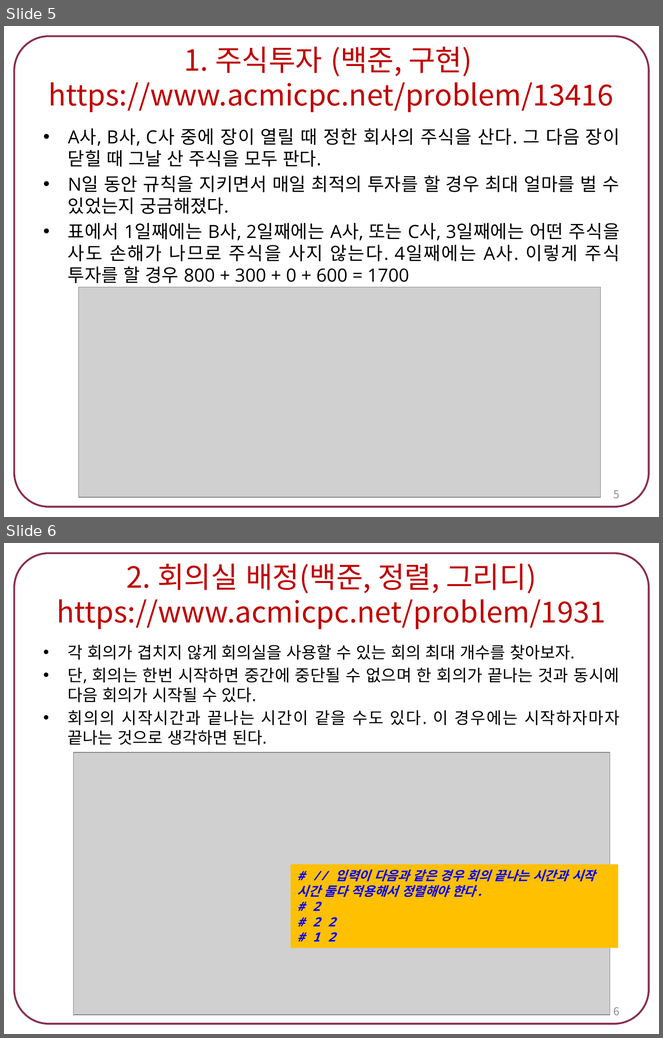
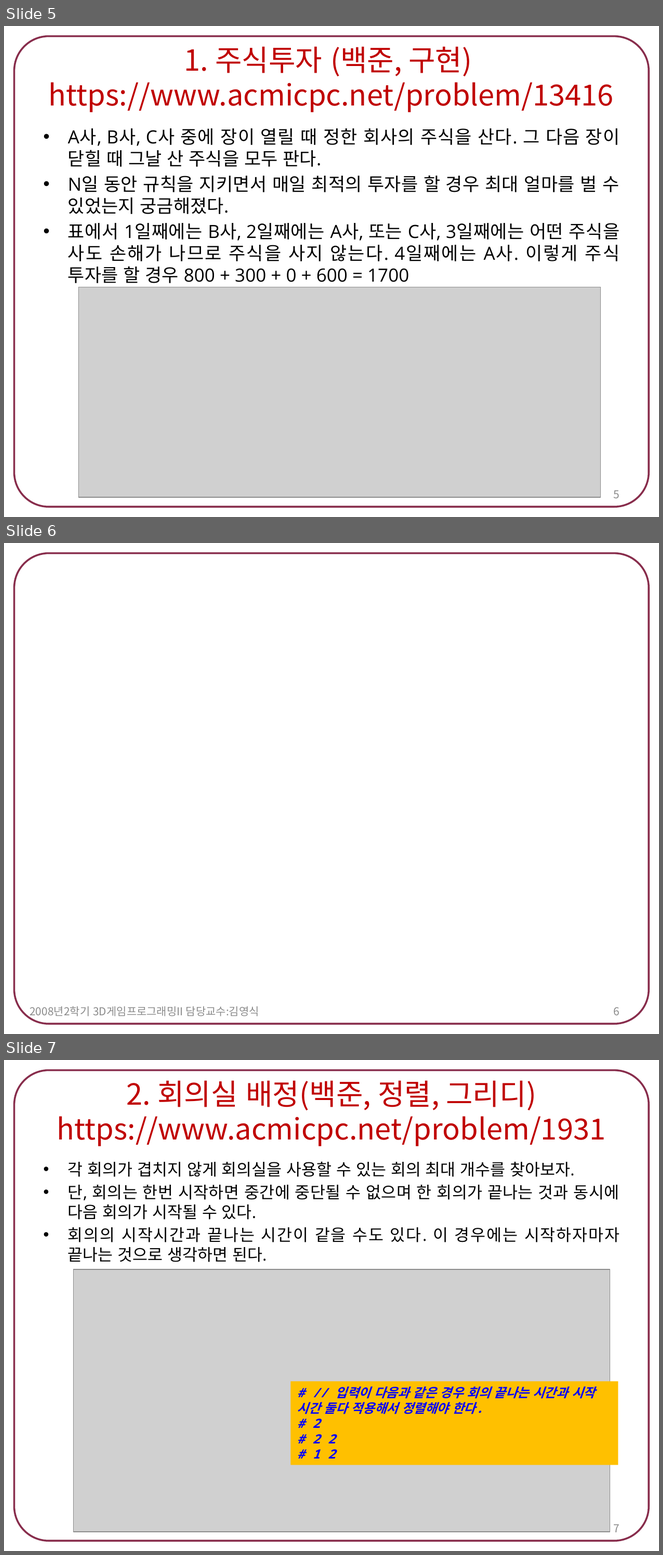
Before and after one commit to tlsdn0403/4-1, a slide deck: 스크립트언어/숙제4. 정렬 알고리즘.pptx. Shown one above the other, each under a label of ours: slides 5 and 6 before the commit, slides 5, 6 and 7 after it. The pictures are 663x1038 and 663x1555 pixels, drawn with LibreOffice and Linux fonts; fonts in the diff are those of the drawing; grey boxes stand for pictures. Boxes give left, top, right and bottom in pixels: in the first picture for what was removed or moved away, otherwise in the second. Text is boxed around its words. In the diff, an @@ line names an element or a change of style, - is before the commit and + after.

```diff
--- a/스크립트언어/숙제4. 정렬 알고리즘.pptx
+++ b/스크립트언어/숙제4. 정렬 알고리즘.pptx
@@ slide 6 added at bbox=[4, 543, 659, 1034], background #FFFFFF; not listed: 1 template element that a slide beside it also shows @@
@@ text added at bbox=[29, 1006, 259, 1018], 12 pt, text #8C8C8C @@
+2008년2학기 3D게임프로그래밍II 담당교수:김영식
@@ page number added at bbox=[614, 1007, 620, 1016], 12 pt, text #898989 @@
+6
@@ what was slide 6 is now slide 7 @@
@@ page number at bbox=[614, 1524, 620, 1533]: text changed @@
-6
+7
```
Also in this commit, not shown: 3 other slides added, 33 other files.
